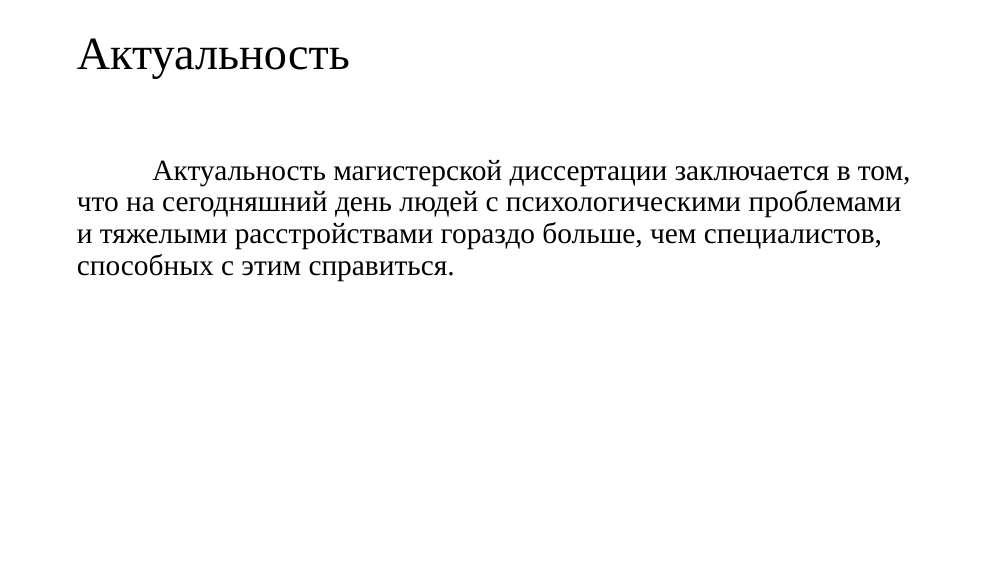
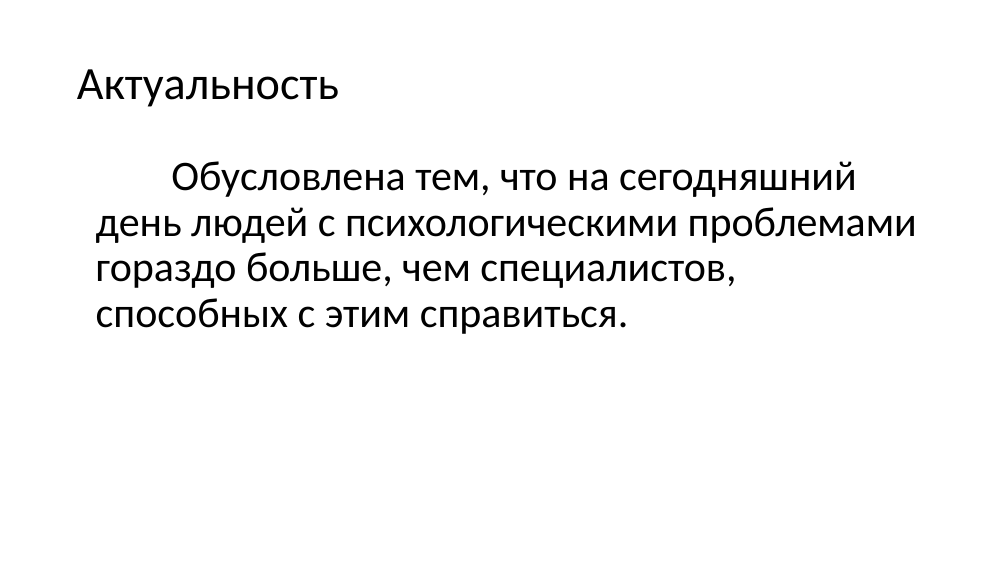
Before and after one commit to Wideweb/-digital-psychology-docs, a slide deck: slide 4 of Алькевич А.С/Презентация.pptx (slide 3 before the commit). Drawn at 1008x567 pixels with LibreOffice and Linux fonts; fonts in the diff are those of the drawing. Boxes give left, top, right and bottom in pixels: in the first picture for what was removed or moved away, otherwise in the second. Text is boxed around its words. In the diff, an @@ line names an element or a change of style, - is before the commit and + after.

```diff
--- a/Алькевич А.С/Презентация.pptx
+++ b/Алькевич А.С/Презентация.pptx
@@ title "Актуальность": place and size @@
-title "Актуальность" at (77,38,350,79)
+title "Актуальность" at (77,69,339,107)
@@ title "Актуальность" at (77,69,339,107): font Times New Roman to Calibri @@
@@ text at (96,161,917,334): text changed; size 28 to 40 pt; font Times New Roman to Calibri @@
-Актуальность магистерской диссертации заключается в том, что на сегодняшний день людей с психологическими проблемами и тяжелыми расстройствами гораздо больше, чем специалистов, способных с этим справиться.
+Обусловлена тем, что на сегодняшний день людей с психологическими проблемами гораздо больше, чем специалистов, способных с этим справиться.
```
Also in this commit, not shown: 3 other slides changed, 8 slides added, 12 slides removed.
